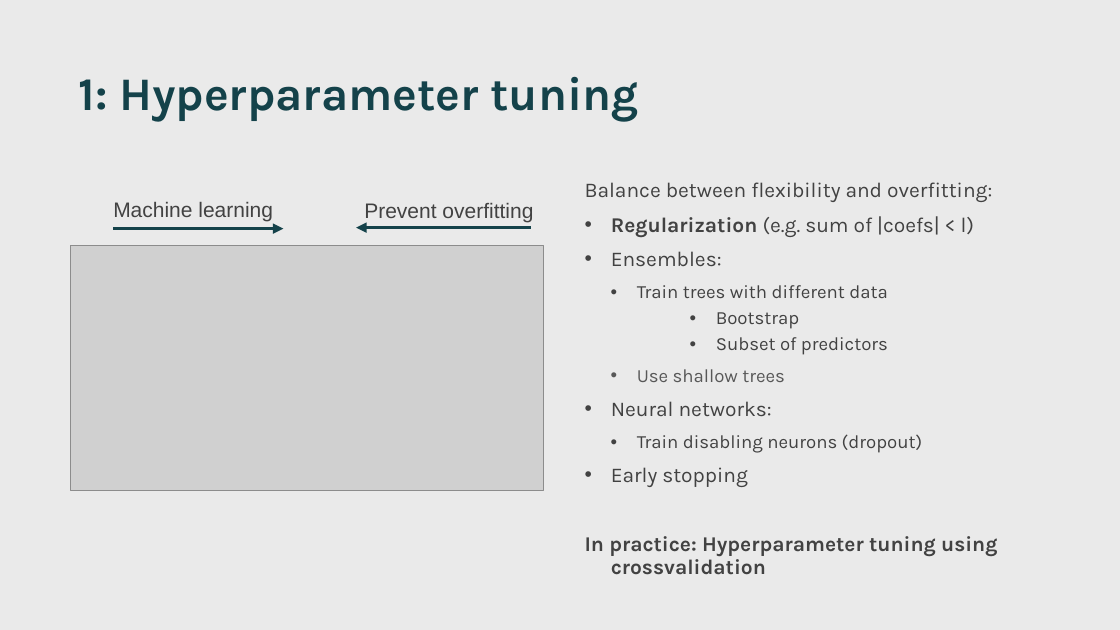
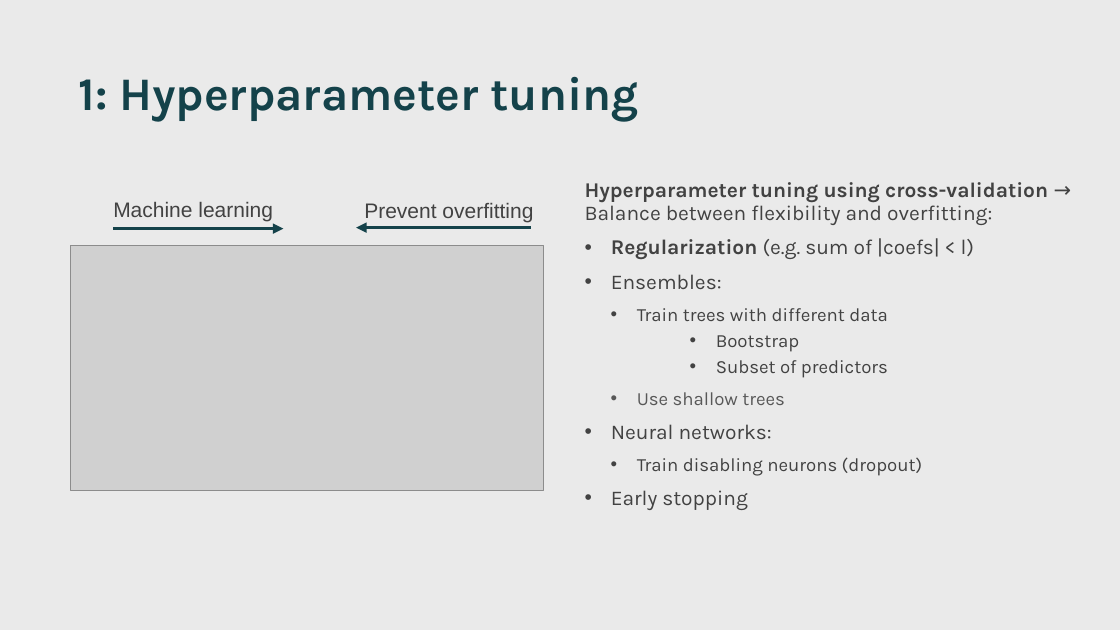
Before and after one commit to jgarciab/ml_julius, a slide deck: slide 12 of Slides/talk.pptx. Drawn at 1120x630 pixels with LibreOffice and Linux fonts; fonts in the diff are those of the drawing; grey boxes stand for pictures. Boxes give left, top, right and bottom in pixels: in the first picture for what was removed or moved away, otherwise in the second. Text is boxed around its words. In the diff, an @@ line names an element or a change of style, - is before the commit and + after.

```diff
--- a/Slides/talk.pptx
+++ b/Slides/talk.pptx
@@ text at (x1=585, y1=182, x2=1048, y2=225): text changed; bold on @@
-Balance between flexibility and overfitting:
+Hyperparameter tuning using cross-validation → Balance between flexibility and overfitting:
@@ text at (x1=585, y1=536, x2=997, y2=575): paragraph removed @@
-In practice: Hyperparameter tuning using crossvalidation
```
Also in this commit, not shown: 10 other slides changed, 1 slide added, 5 other files.
